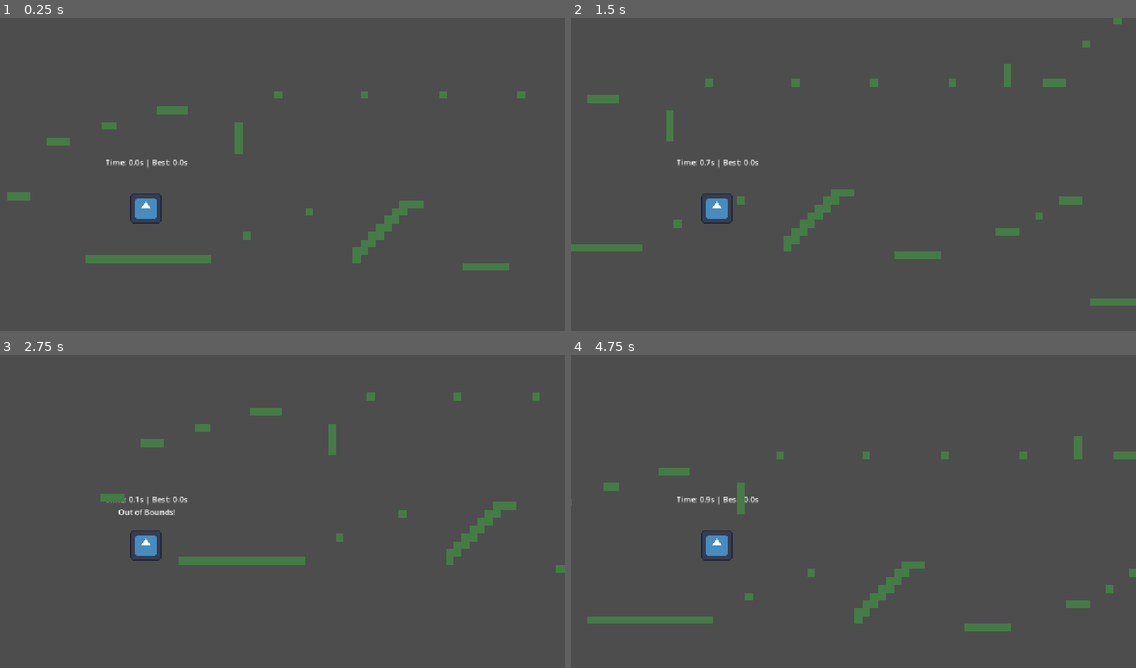
Above: before the commit, frames 1-4 (two rows, left to right).
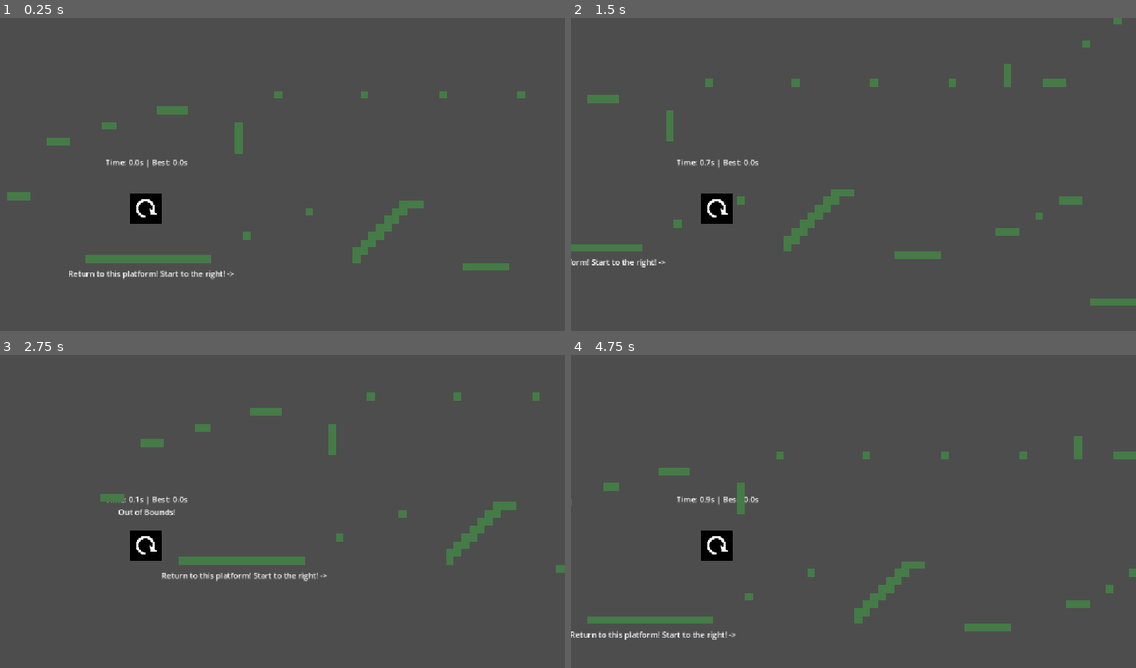
Above: after the commit, the same moments.

Repository: BaguetteLauncher31/GodotPlatformerForHaven
Game: Godot game, scene res://main.tscn
Two runs of this game, one before a commit and one after it. Both use one fixed random seed, a clock stepped at 60 frames per second and the inputs below. The engine's default icon, where the game draws it, is replaced by a stand-in: a white triangle on a blue panel in a dark square.
Inputs:
- Up to frame 1 (0.25 s): no input
- Up to frame 2 (1.5 s): hold D (right) from 0.53 s (still down); tap Space (jump) at 0.77 s
- Up to frame 3 (2.75 s): tap Space (jump) at 1.52 s; release D (right) at 2.03 s; hold Left (left) from 2.03 s (still down)
- Up to frame 4 (4.75 s): release Left (left) at 2.78 s; hold D (right) 2.78-4.28 s; tap Space (jump) at 3.02, 3.77, 4.52 s; hold Left (left) from 4.28 s (still down)

The runs differ from the first frame. In frame 1, 0.8% of the frame differs, in the area x 12-42%, y 56-84%; in frame 2, 0.7%; in frame 3, 0.9%, in the area x 23-58%, y 56-73%; in frame 4, 0.9%.

Commit message:
Added a new logo, and a small text at the start for how to play

Diff:
--- a/main.gd
+++ b/main.gd
@@ -6,6 +6,8 @@
 @onready var checkpoint = $Checkpoint
 @onready var ui_label = $Player/StatusLabel
 @onready var sfx_player = $SFXPlayer
+@onready var camera = $Player/Camera2D
+@onready var bottom_label = $Label
 
 var start_pos: Vector2
 var time_alive = 0.0
@@ -17,6 +19,8 @@
 var current_msg = ""
 var fade_tween: Tween
 
+var flip_timer = 0.0
+
 func _ready():
 	start_pos = player.global_position
 	prev_pos = player.global_position
@@ -25,6 +29,8 @@
 	finish_line.body_entered.connect(_on_finish_line_entered)
 	finish_line.body_exited.connect(_on_finish_line_exited)
 	checkpoint.body_entered.connect(_on_checkpoint_entered)
+
+	bottom_label.text = "Return to this platform! Start to the right! ->"
 
 func _process(delta):
 	if has_left_start:
@@ -39,6 +45,12 @@
 
 	prev_pos = player.global_position
 	update_ui()
+
+	# Random camera flip every 10 seconds
+	flip_timer += delta
+	if flip_timer >= 10.0:
+		flip_timer = 0.0
+		camera.rotation_degrees = 180.0 if randf() > 0.5 else 0.0
 
 func _on_left_area(body):
 	if body == player:
--- a/main.tscn
+++ b/main.tscn
@@ -2,7 +2,7 @@
 
 [ext_resource type="Script" uid="uid://do2448lo2uhuf" path="res://main.gd" id="1_1bvp3"]
 [ext_resource type="Script" uid="uid://bmvgioh3r4w8o" path="res://player.gd" id="1_h2yge"]
-[ext_resource type="Texture2D" uid="uid://bs77awpb25eqi" path="res://icon.svg" id="2_1bvp3"]
+[ext_resource type="Texture2D" uid="uid://ixuvn52r4tnc" path="res://Screenshot 2026-09-18 182329.png" id="3_5vw27"]
 [ext_resource type="Texture2D" uid="uid://cexbdrq3rwamw" path="res://Screenshot 2026-09-17 183617.png" id="3_lquwl"]
 [ext_resource type="AudioStream" uid="uid://2qv1y35ve5ia" path="res://death-bong.mp3" id="5_5vw27"]
 [ext_resource type="AudioStream" uid="uid://d0hi7dcjsnr5q" path="res://lego-yoda-death-sound-effect.mp3" id="6_kek77"]
@@ -762,9 +762,9 @@
 script = ExtResource("1_h2yge")
 
 [node name="Sprite2D" type="Sprite2D" parent="Player" unique_id=2046518045]
-position = Vector2(298.5, 387.75)
-scale = Vector2(0.49218753, 0.4882812)
-texture = ExtResource("2_1bvp3")
+position = Vector2(298.5, 387.99997)
+scale = Vector2(0.07283235, 0.07167632)
+texture = ExtResource("3_5vw27")
 
 [node name="CollisionShape2D" type="CollisionShape2D" parent="Player" unique_id=147759370]
 position = Vector2(298.625, 387.875)
@@ -805,3 +805,10 @@
 
 [node name="SFXPlayer" type="AudioStreamPlayer2D" parent="." unique_id=1802364185]
 stream = SubResource("AudioStreamRandomizer_ubmik")
+
+[node name="Label" type="Label" parent="." unique_id=1732951736]
+offset_left = 110.0
+offset_top = 538.0
+offset_right = 510.0
+offset_bottom = 608.0
+horizontal_alignment = 1
--- a/project.godot
+++ b/project.godot
@@ -13,7 +13,7 @@
 config/name="hackclubthing"
 run/main_scene="uid://dkypg1up5ws5r"
 config/features=PackedStringArray("4.7", "Mobile")
-config/icon="res://icon.svg"
+config/icon="uid://bs77awpb25eqi"
 
 [display]
 
Binary file added: Screenshot 2026-09-18 182329.png
Not shown, added: Screenshot 2026-09-18 182329.png.import
